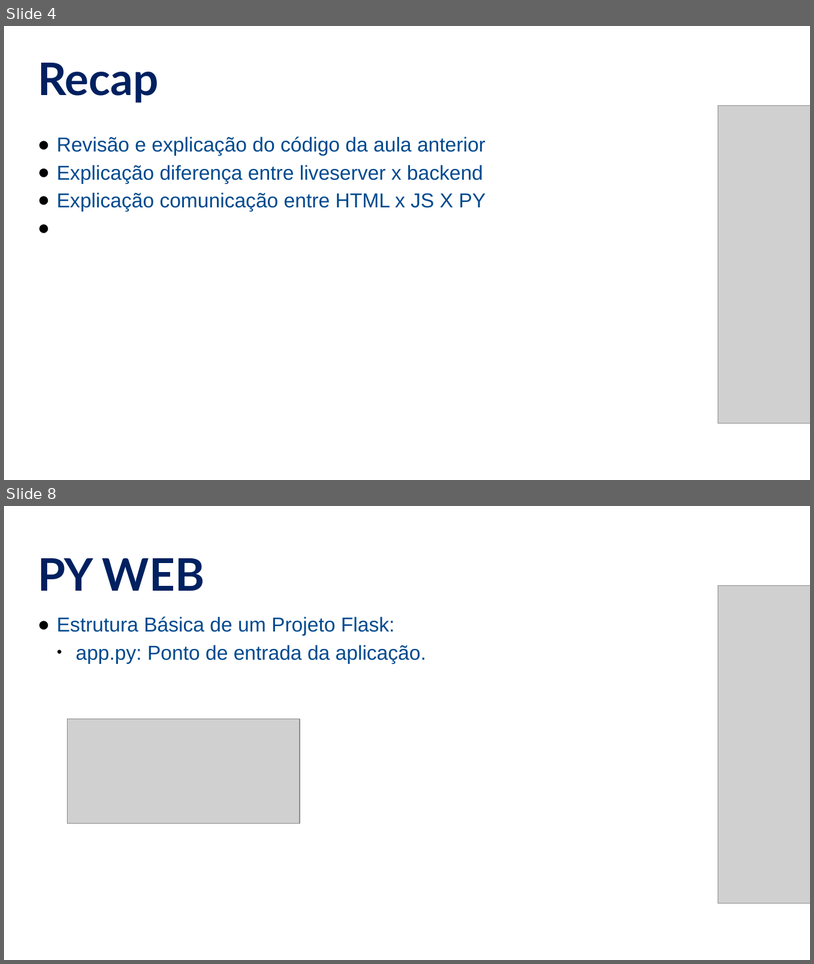
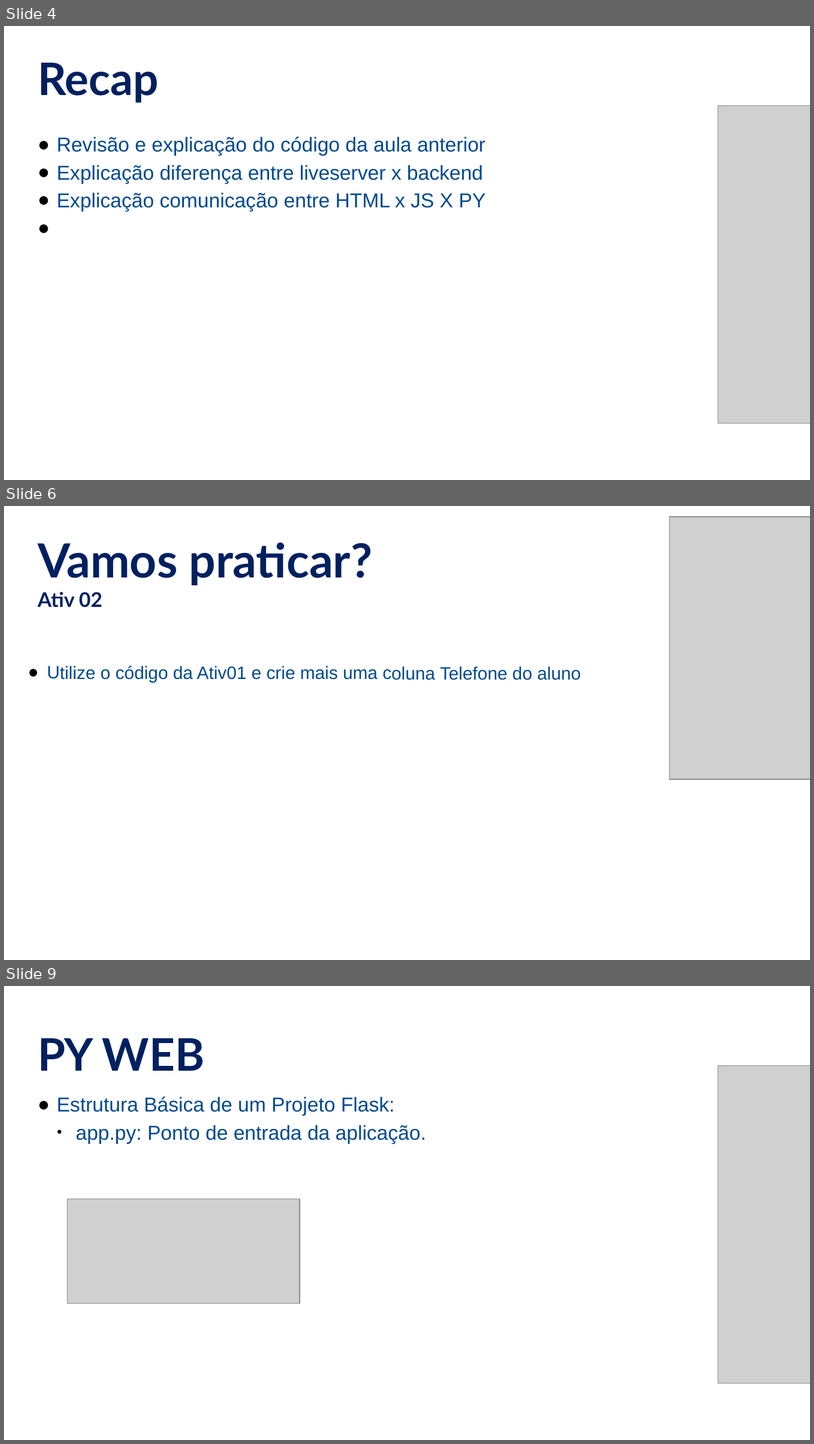
Before and after one commit to NaturalCoder/TI96, a slide deck: aula08/Aula08.pptx. Shown one above the other, each under a label of ours: slides 4 and 8 before the commit, slides 4, 6 and 9 after it; the slides between them are not shown. The pictures are 814x964 and 814x1444 pixels, drawn with LibreOffice and Linux fonts; fonts in the diff are those of the drawing; grey boxes stand for pictures. Boxes give left, top, right and bottom in pixels: in the first picture for what was removed or moved away, otherwise in the second. Text is boxed around its words. In the diff, an @@ line names an element or a change of style, - is before the commit and + after.

```diff
--- a/aula08/Aula08.pptx
+++ b/aula08/Aula08.pptx
@@ slide 6 added at <box>4,506,810,960</box>, background #FFFFFF @@
@@ picture added at <box>669,517,810,779</box> @@
@@ text added at <box>38,542,372,607</box>, 42 pt, text #002060, bold @@
+Vamos praticar?
+Ativ 02
@@ text added at <box>47,666,581,682</box>, 16 pt, text #01498E @@
+● Utilize o código da Ativ01 e crie mais uma coluna Telefone do aluno
@@ what was slide 8 is now slide 9 @@
```
Also in this commit, not shown: 1 slide changed.
